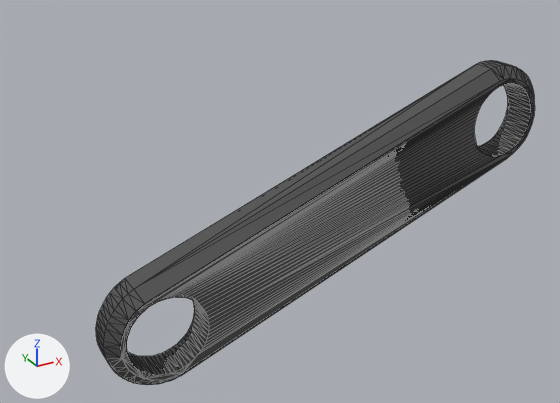
A saved change to the glTF model finger_description/meshes/visual/right_bar.gltf.
Rendered twice from a 50 mm camera at (-0.0175, -0.0518, 0.0347) aimed at (0.0173, 0.0115, 0.0031). Arrows for +X, +Y and +Z are at lower left; the lights stay in place. The older version comes first. Mesh edges are drawn as thin lines. Vertices at exactly the same position are counted once.

Objects in the first picture: 'right_bar'.
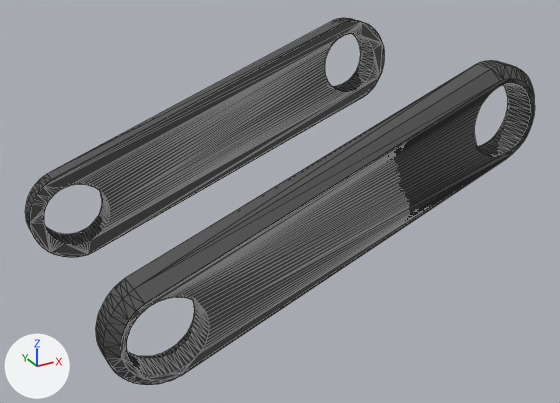
Boxes (x1, y1, x2, y2) around the edits, measured in the pictures (560 x 403 px):
'right_bar', reshaped (16% wider, 13% taller)
    before: (96, 61, 535, 385)
    after: (25, 18, 535, 385)
part 1 of me_v4_assem_001, added
    after: (25, 18, 384, 257)

Edits to the bpy script that builds the scene:
```text
Change me_v4_assem_001:
    used by ob_right_bar; location = (0.0, 0.0, 0.0)
    remove me_v4_assem_001.from_pydata(...)  # 378 vertices, 760 faces; spans x -0.005..0.039, y -0.0016..0.002, z -0.005..0.0176
    add me_v4_assem_001.from_pydata(...)  # 756 vertices, 1520 faces; spans x -0.005..0.039, y -0.0016..0.0281, z -0.005..0.0176
    me_v4_assem_001 part 1: the loose piece of 378 vertices spanning x -0.005..0.039, y -0.0016..0.002, z -0.005..0.0176 is copied, and the copy is mirrored in y about its middle, then moved by (0.0, 0.0261, 0.0); it spans x -0.005..0.039, y 0.0245..0.0281, z -0.005..0.0176
```
